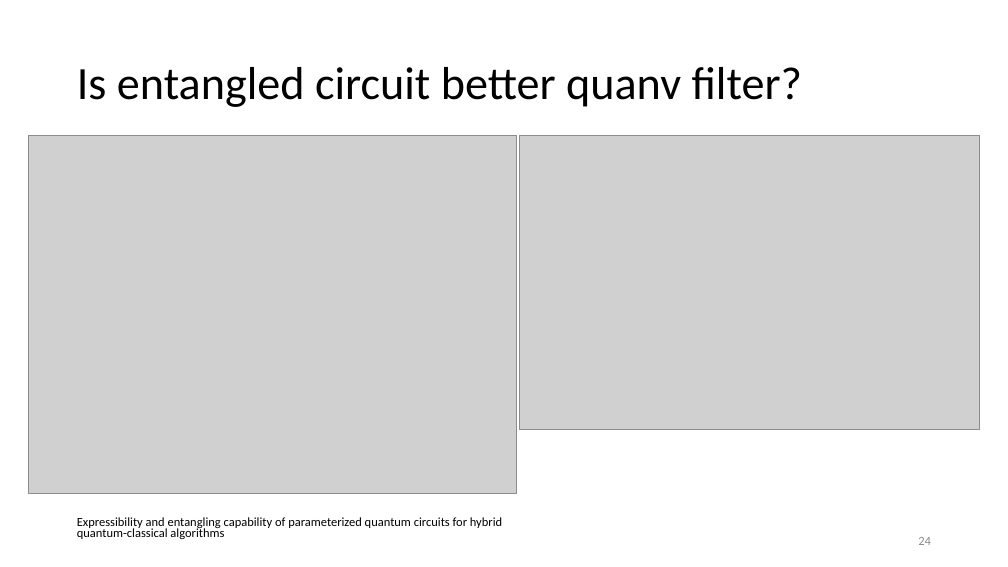
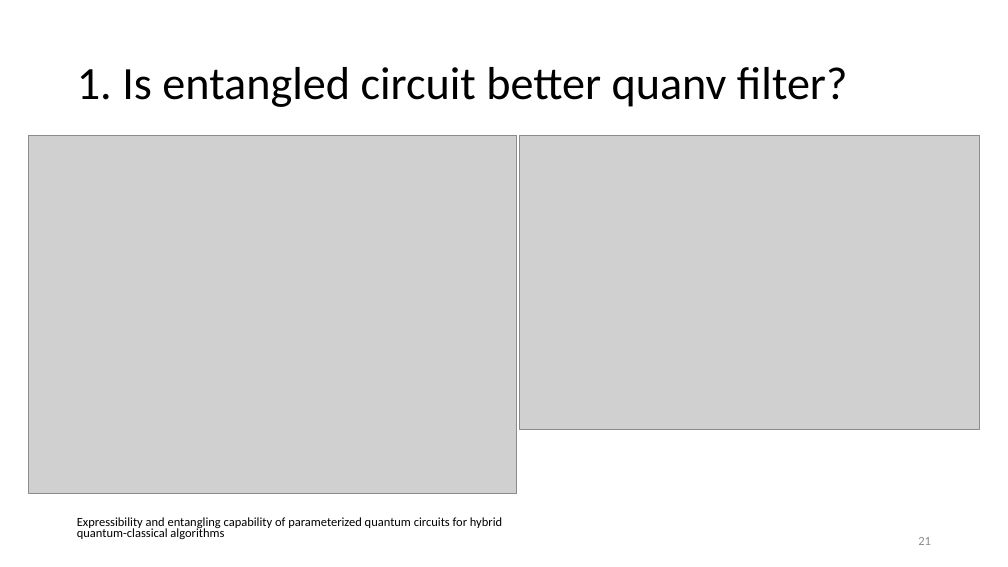
Before and after one commit to vutuanhai237/DynamicQNN, a slide deck: slide 21 of thesis/Quanvolutional neural network.pptx (slide 24 before the commit). Drawn at 1008x567 pixels with LibreOffice and Linux fonts; fonts in the diff are those of the drawing; grey boxes stand for pictures. Boxes give left, top, right and bottom in pixels: in the first picture for what was removed or moved away, otherwise in the second. Text is boxed around its words. In the diff, an @@ line names an element or a change of style, - is before the commit and + after.

```diff
--- a/thesis/Quanvolutional neural network.pptx
+++ b/thesis/Quanvolutional neural network.pptx
@@ title at box(77, 67, 847, 107): text changed @@
-Is entangled circuit better quanv filter?
+1. Is entangled circuit better quanv filter?
@@ page number at box(918, 537, 931, 545): text changed @@
-24
+21
```
Also in this commit, not shown: 6 other slides changed, 4 slides added, 17 other files.
